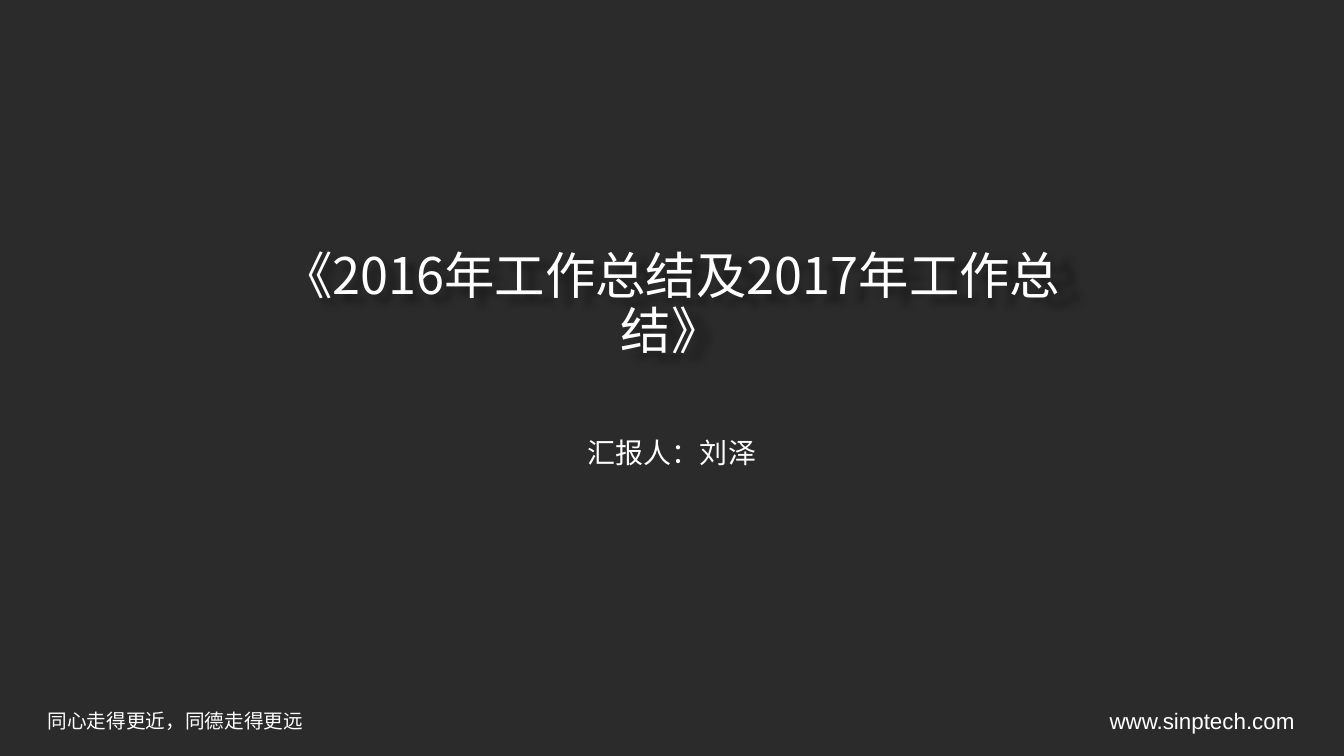
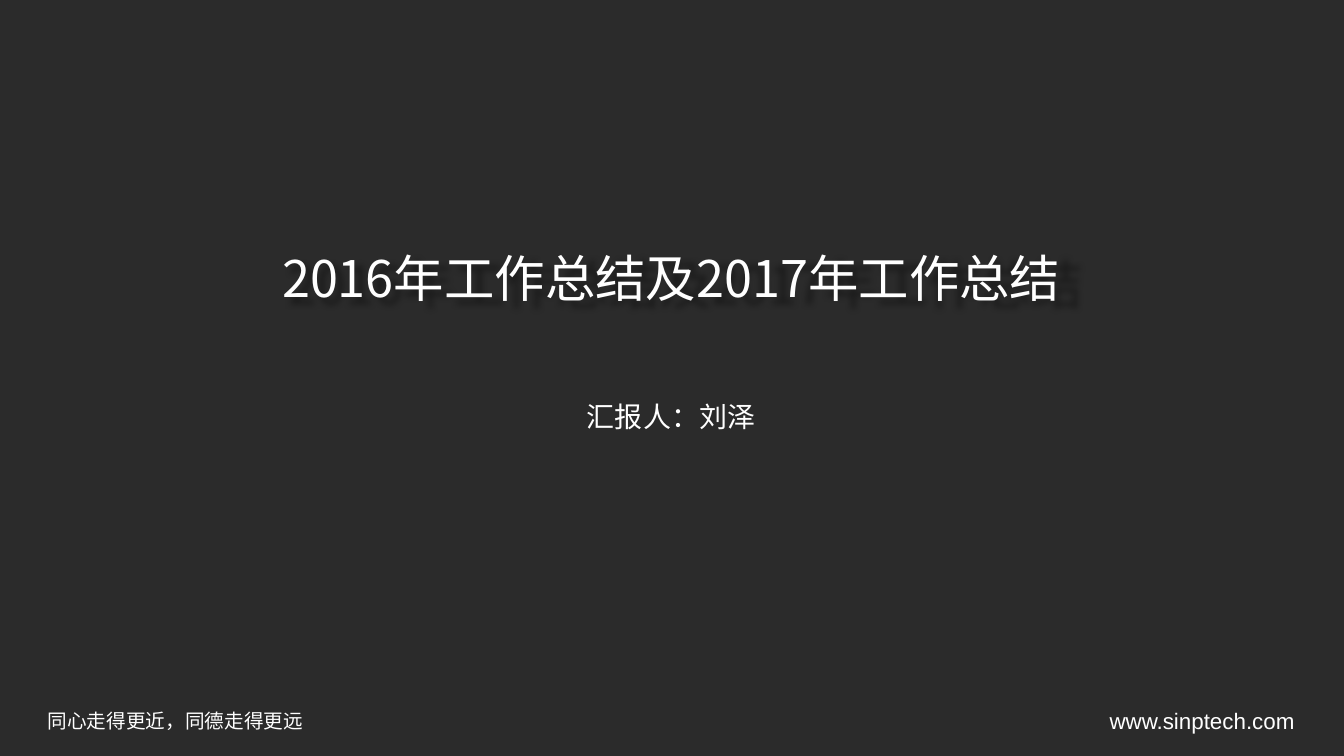
Before and after one commit to liuzeaa/ppt, a slide deck: slide 1 of 2016工作总结及2017年工作计划_刘泽.pptx. Drawn at 1344x756 pixels with LibreOffice and Linux fonts; fonts in the diff are those of the drawing; background and template pictures are left out; a plain dark background stands for a picture behind light text. Boxes give left, top, right and bottom in pixels: in the first picture for what was removed or moved away, otherwise in the second. Text is boxed around its words. In the diff, an @@ line names an element or a change of style, - is before the commit and + after.

```diff
--- a/2016工作总结及2017年工作计划_刘泽.pptx
+++ b/2016工作总结及2017年工作计划_刘泽.pptx
@@ title at [282, 254, 1060, 301]: text changed @@
-《2016年工作总结及2017年工作总结》
+2016年工作总结及2017年工作总结
@@ subtitle "汇报人：刘泽": place and size @@
-subtitle "汇报人：刘泽" at [588, 439, 756, 466]
+subtitle "汇报人：刘泽" at [587, 403, 755, 430]
```
Also in this commit, not shown: 2 other slides changed.
